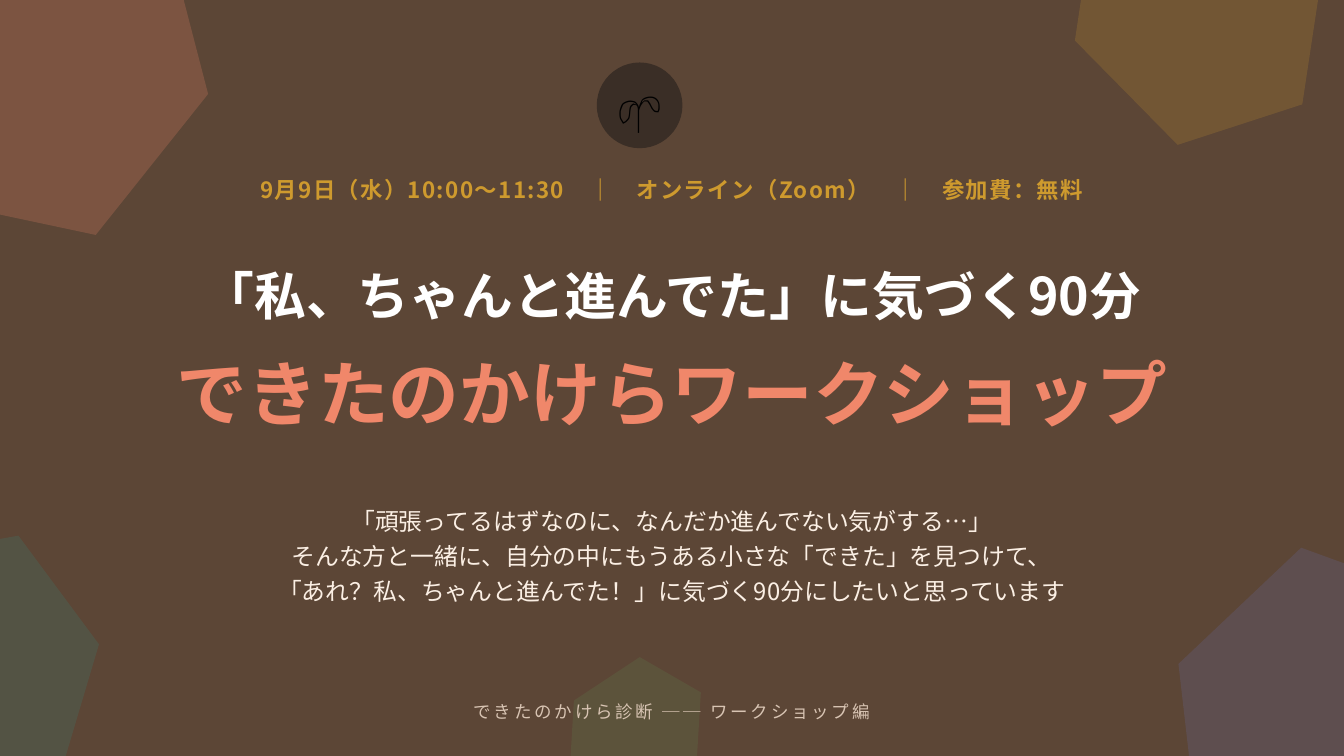
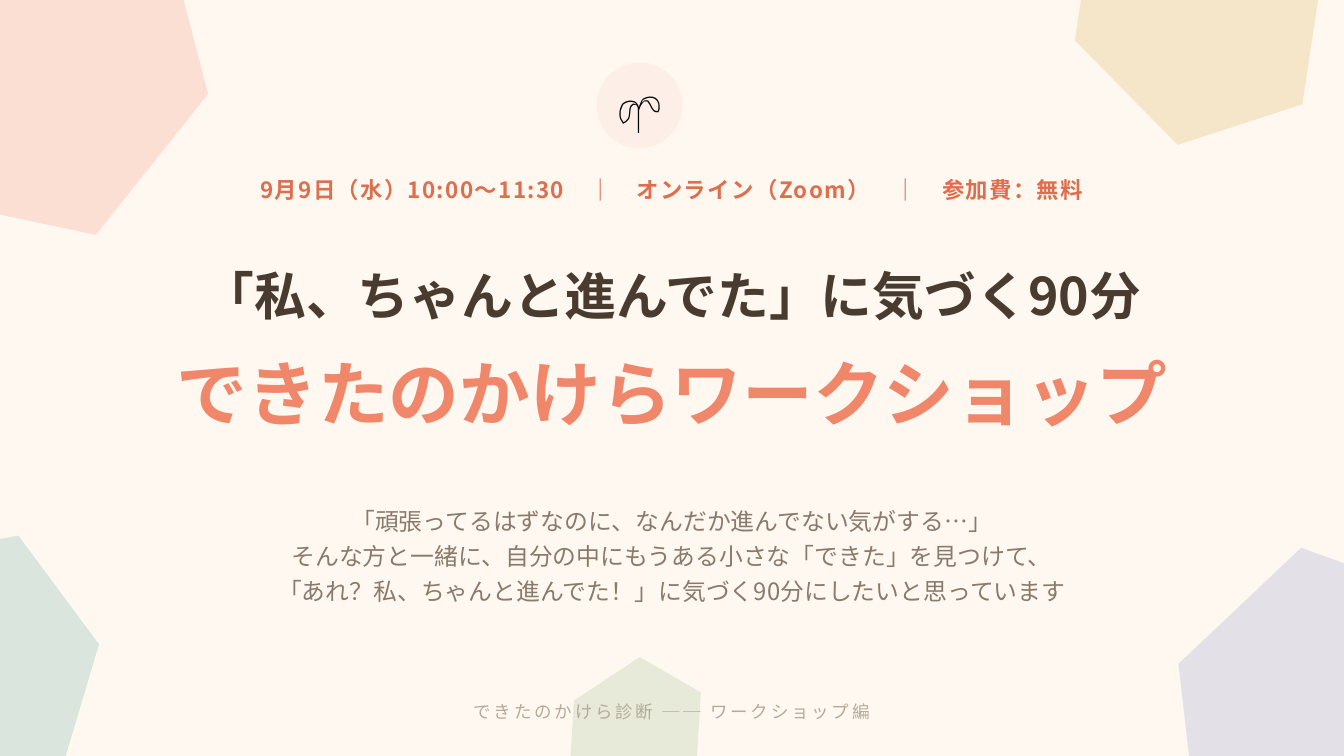
Before and after one commit to shiori0823/dekitanokakera-LM, a slide deck: slide 1 of workshop/dist/dekitanokakera-workshop.pptx. Drawn at 1344x756 pixels with LibreOffice and Linux fonts; fonts in the diff are those of the drawing. Boxes give left, top, right and bottom in pixels: in the first picture for what was removed or moved away, otherwise in the second. Text is boxed around its words. In the diff, an @@ line names an element or a change of style, - is before the commit and + after.

```diff
--- a/workshop/dist/dekitanokakera-workshop.pptx
+++ b/workshop/dist/dekitanokakera-workshop.pptx
@@ background #5C4636 to #FFF8F0 @@
@@ ellipse at [597,63,683,148]: fill #3A2E26 to #FDEEE7 @@
@@ text "9月9日（水）10:00〜11:30 ｜ オンライン（Zoom） ｜ 参加費：無料" at [260,179,1083,200]: text colour #CE9A2E to #DD6E4E @@
@@ text "「私、ちゃんと進んでた」に気づく90分" at [203,271,1141,321]: text colour #FFFFFF to #4A3B30 @@
@@ text "「頑張ってるはずなのに、なんだか進んでない気がする…」" at [278,510,1065,602]: text colour #FBEFE4 to #8A7A6C @@
@@ text "できたのかけら診断 ── ワークショップ編" at [474,703,869,719]: text colour #D8C4B3 to #B7A99A @@
```
Also in this commit, not shown: 2 other slides changed, 2 other files.
